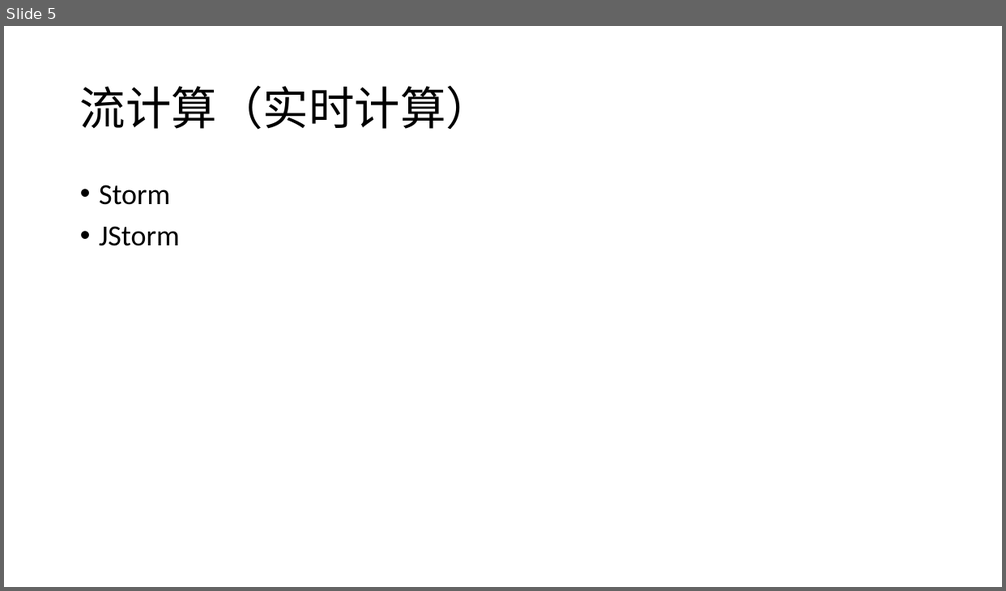
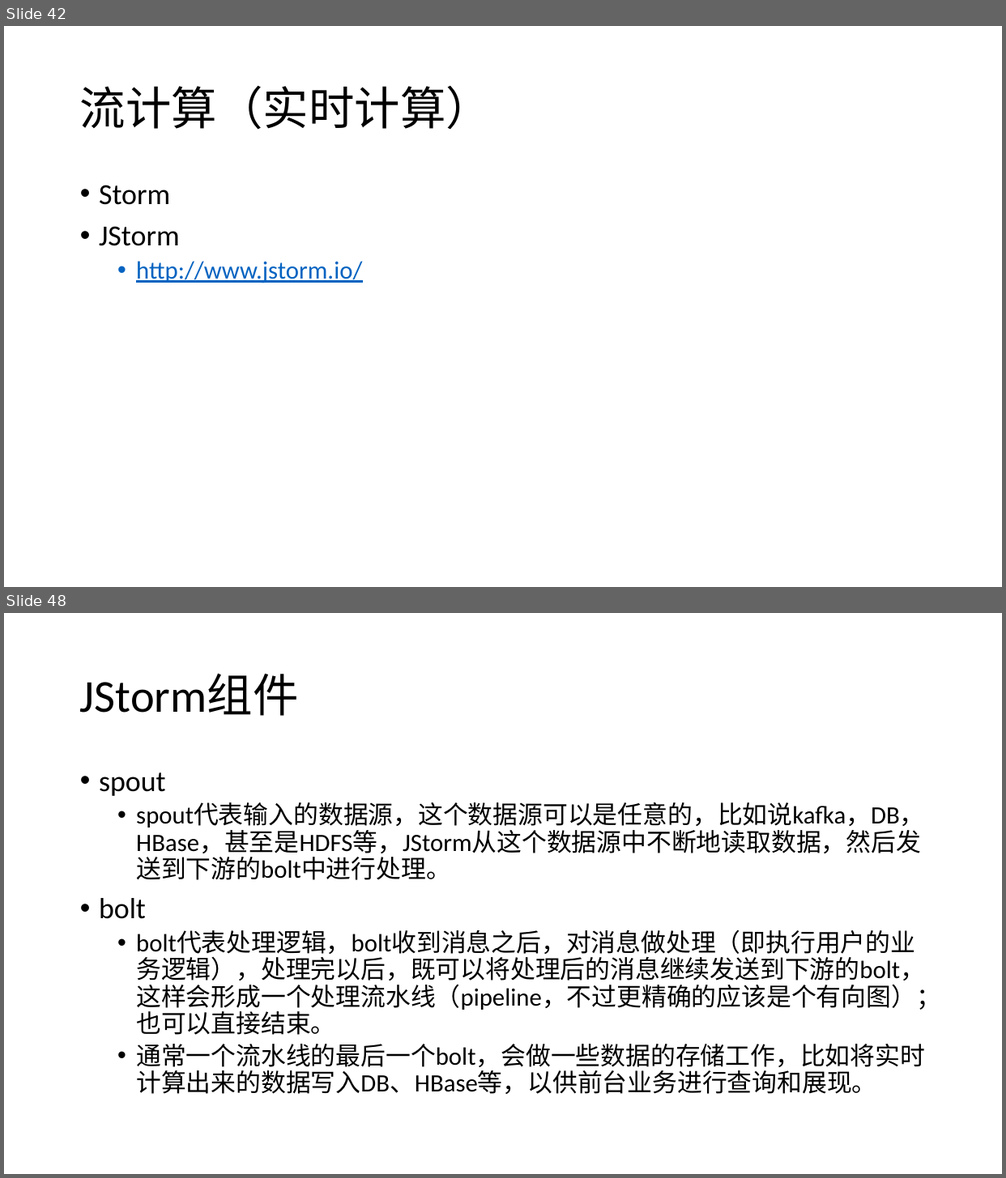
Before and after one commit to 1303575952/ExchangeAgg, a slide deck: doc/Coin.pptx. Shown one above the other, each under a label of ours: slide 5 before the commit, slides 42 and 48 after it; the slides between them are not shown. The pictures are 1006x591 and 1006x1178 pixels, drawn with LibreOffice and Linux fonts; fonts in the diff are those of the drawing. Boxes give left, top, right and bottom in pixels: in the first picture for what was removed or moved away, otherwise in the second. Text is boxed around its words. In the diff, an @@ line names an element or a change of style, - is before the commit and + after.

```diff
--- a/doc/Coin.pptx
+++ b/doc/Coin.pptx
@@ slide 48 added at (4,613,1002,1174), background #FFFFFF @@
@@ title added at (80,673,299,716), 44 pt, text #000000 @@
+JStorm组件
@@ text added at (99,773,941,1094), 24 pt, text #000000 @@
+• spout
+  • spout代表输入的数据源，这个数据源可以是任意的，比如说kafka，DB，HBase，甚至是HDFS等，JStorm从这个数据源中不断地读取数据，然后发送到下游的bolt中进行处理。
+• bolt
+  • bolt代表处理逻辑，bolt收到消息之后，对消息做处理（即执行用户的业务逻辑），处理完以后，既可以将处理后的消息继续发送到下游的bolt，这样会形成一个处理流水线（pipeline，不过更精确的应该是个有向图）；也可以直接结束。
+  • 通常一个流水线的最后一个bolt，会做一些数据的存储工作，比如将实时计算出来的数据写入DB、HBase等，以供前台业务进行查询和展现。
@@ what was slide 5 is now slide 42 @@
@@ slide 42 changed as well @@
@@ text at (136,261,362,284): paragraph added @@
+  • http://www.jstorm.io/
```
Also in this commit, not shown: 6 other slides changed, 56 other slides added, 22 slides removed, 1 other file.
